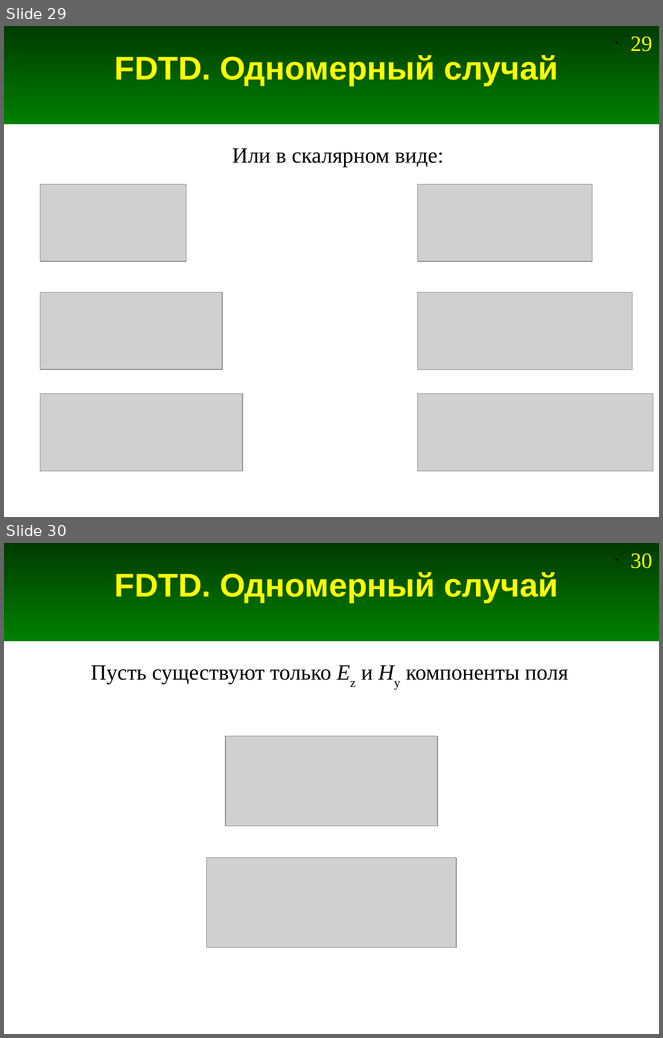
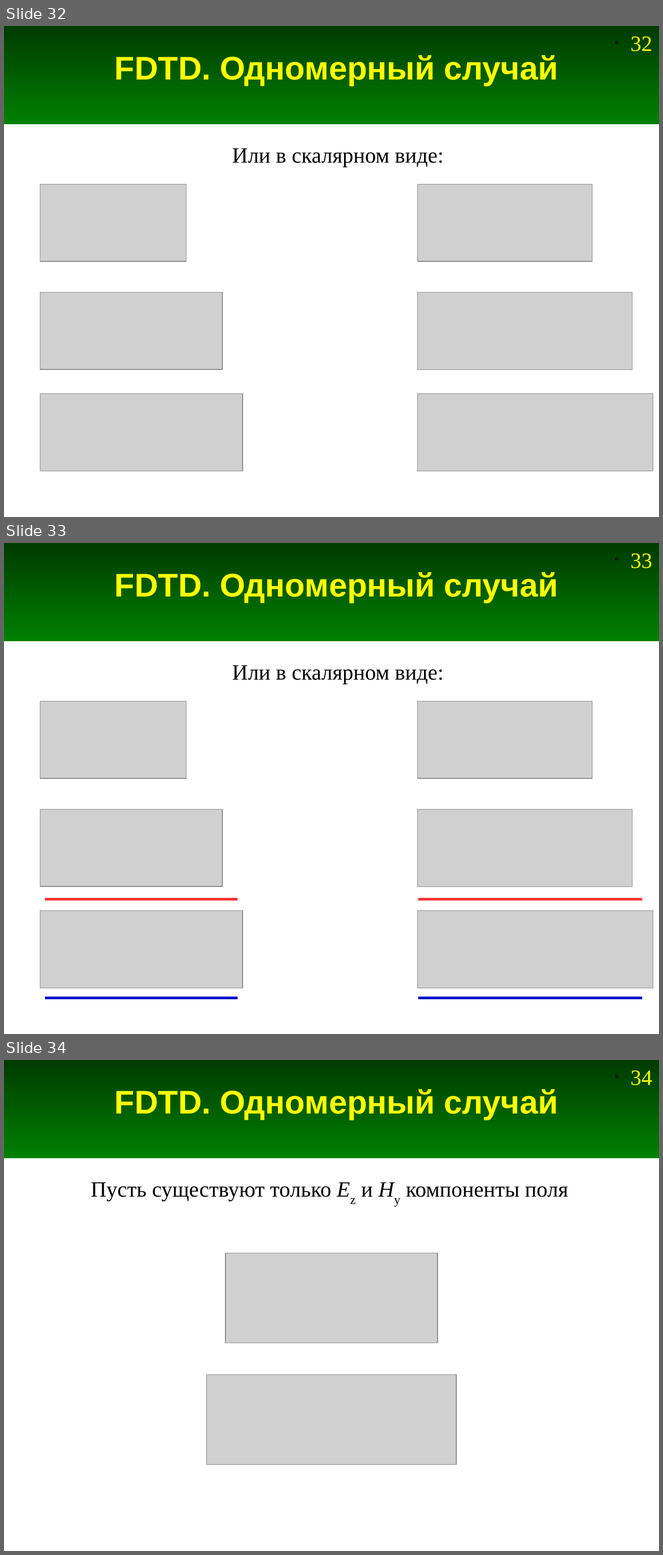
Before and after one commit to andris0147sv/modelling, a slide deck: presentations/2. FDTD.odp. Shown one above the other, each under a label of ours: slides 29 and 30 before the commit, slides 32, 33 and 34 after it. The pictures are 663x1038 and 663x1555 pixels, drawn with LibreOffice and Linux fonts; fonts in the diff are those of the drawing; grey boxes stand for pictures. Boxes give left, top, right and bottom in pixels: in the first picture for what was removed or moved away, otherwise in the second. Text is boxed around its words. In the diff, an @@ line names an element or a change of style, - is before the commit and + after.

```diff
--- a/presentations/2. FDTD.odp
+++ b/presentations/2. FDTD.odp
@@ slide 33 added at [4, 543, 659, 1034], background #FFFFFF; not listed: 2 template elements that a slide beside it also shows @@
@@ title added at [115, 572, 558, 603], 36 pt, text #FFFF00, bold @@
+FDTD. Одномерный случай
@@ text added at [232, 665, 444, 684], 24 pt, text #000000 @@
+Или в скалярном виде:
@@ picture added at [40, 702, 186, 779] @@
@@ picture added at [418, 702, 593, 779] @@
@@ picture added at [40, 810, 222, 887] @@
@@ picture added at [418, 810, 633, 887] @@
@@ line added from (45, 899) to (238, 899), #FF3333 2.83 pt @@
@@ line added from (418, 899) to (642, 899), #FF3333 2.83 pt @@
@@ picture added at [40, 911, 243, 989] @@
@@ picture added at [418, 911, 653, 989] @@
@@ line added from (45, 999) to (238, 999), #0000CC 2.83 pt @@
@@ line added from (418, 999) to (642, 999), #0000CC 2.83 pt @@
@@ what was slide 29 is now slide 32 @@
@@ page number at [631, 36, 652, 51]: text changed @@
-• 29
+• 32
@@ what was slide 30 is now slide 34 @@
@@ page number at [631, 1070, 652, 1085]: text changed @@
-• 30
+• 34
```
Also in this commit, not shown: 12 slides changed, 3 other slides added, 2 other files.
